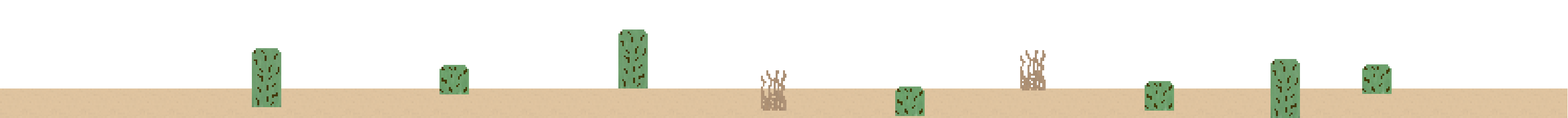
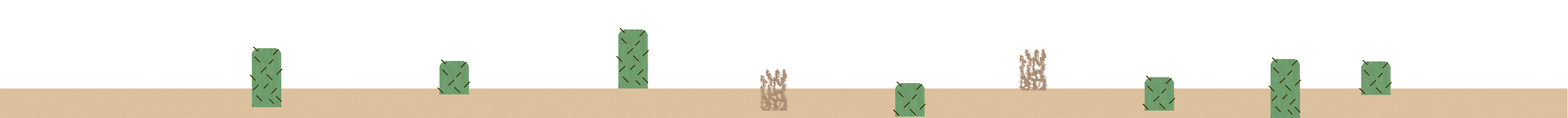
Revision of a layered 1568 x 118 image; what changed, layer by layer:
painted on "Small cactus 3" over (x1=1359, y1=59, x2=1392, y2=95)
painted on "Small cactus 2" over (x1=1142, y1=75, x2=1176, y2=111)
painted on "Small cactus 1" over (x1=437, y1=59, x2=470, y2=95)
painted on "Small cactus" over (x1=893, y1=81, x2=926, y2=117)
painted on "Big cactus 2" over (x1=1268, y1=57, x2=1301, y2=118)
painted on "Big cactus 1" over (x1=616, y1=27, x2=649, y2=89)
painted on "Big cactus" over (x1=249, y1=46, x2=283, y2=107)
painted on "Dry grass 1" over (x1=1019, y1=49, x2=1048, y2=91)
painted on "Dry grass" over (x1=759, y1=69, x2=788, y2=111)
removed layer "Easter egg" over (x1=527, y1=113, x2=534, y2=116)
painted on "Sand" over (x1=0, y1=88, x2=1568, y2=118)
